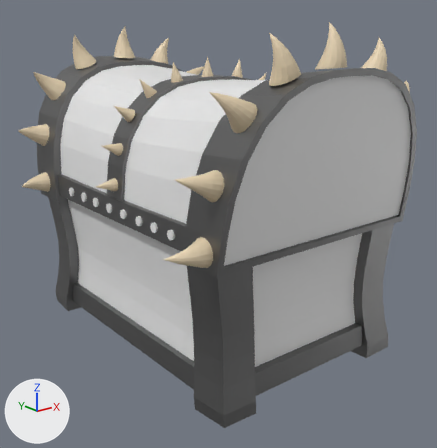
What one commit did to the Blender file obj_chest_StellaTan_01.blend.
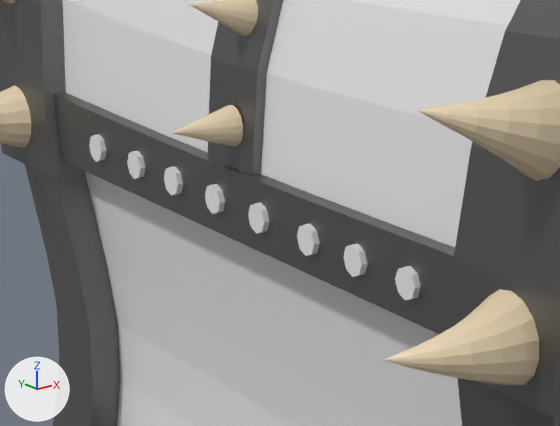
There are two pictures of each version: one whole from a 50 mm camera at (-17.5, -22.7, 16.1) aimed at (0.1, -0.8, 7.3), one close up on the part from 9% to 50% of the width and 32% to 63% of the height. Every picture has the same lights, and +X, +Y and +Z are marked at lower left. The first two pictures are the older version.

Objects in the first close-up: 'Cone', 'Cube', 'Cube.001', 'bolt_01', 'bolt_02', 'bolt_03', 'bolt_04', 'bolt_05', 'bolt_06', 'bolt_07', 'bolt_08', 'left_horns', 'right_horns'.
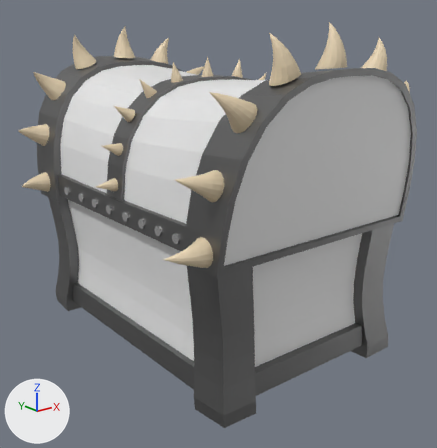
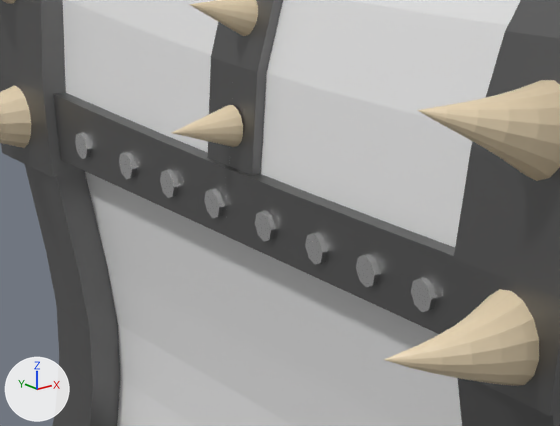
Scene script edits in JSON lines:
```json
{"op": "add", "block": "mat_material", "code": ["mat_material = principled_material('Material')", "mat_material.base_color = (0.8, 0.8, 0.8)  # white #e7e7e7", "mat_material.metallic = 1.0", "mat_material.roughness = 0.2"]}
{"op": "add", "block": "me_circle_008", "code": ["me_circle_008 = bpy.data.meshes.new('Circle.008')", "me_circle_008.from_pydata(...)  # 128 vertices, 80 faces; spans x -2.5..1.0, y -1.0..44.5, z 0.0..0.6", "me_circle_008.materials.append(mat_material)  # white #e7e7e7"]}
{"op": "remove", "block": "ob_bolt_01", "code": ["ob_bolt_01 = bpy.data.objects.new('bolt_01', me_circle)", "ob_bolt_01.location = (-5.2, 3.95, 8.8)", "ob_bolt_01.rotation_euler = (0.0169, -1.55, -0.0166)  # degrees (1, -89, -1)", "ob_bolt_01.scale = (0.214, 0.214, 0.149)"]}
{"op": "remove", "block": "ob_bolt_02", "code": ["ob_bolt_02 = bpy.data.objects.new('bolt_02', me_circle_001)", "ob_bolt_02.location = (-5.2, 2.66, 8.8)", "ob_bolt_02.rotation_euler = (0.0165, -1.55, -0.0162)  # degrees (0.9, -89, -0.9)", "ob_bolt_02.scale = (0.214, 0.214, 0.149)"]}
{"op": "remove", "block": "ob_bolt_03", "code": ["ob_bolt_03 = bpy.data.objects.new('bolt_03', me_circle_002)", "ob_bolt_03.location = (-5.2, 1.49, 8.8)", "ob_bolt_03.rotation_euler = (0.0162, -1.55, -0.0162)  # degrees (0.9, -89, -0.9)", "ob_bolt_03.scale = (0.214, 0.214, 0.149)"]}
{"op": "remove", "block": "ob_bolt_04", "code": ["ob_bolt_04 = bpy.data.objects.new('bolt_04', me_circle_003)", "ob_bolt_04.location = (-5.2, 0.27, 8.8)", "ob_bolt_04.rotation_euler = (0.0162, -1.55, -0.0161)  # degrees (0.9, -89, -0.9)", "ob_bolt_04.scale = (0.214, 0.214, 0.149)"]}
{"op": "remove", "block": "ob_bolt_05", "code": ["ob_bolt_05 = bpy.data.objects.new('bolt_05', me_circle_004)", "ob_bolt_05.location = (-5.2, -0.94, 8.8)", "ob_bolt_05.rotation_euler = (0.016, -1.55, -0.0161)  # degrees (0.9, -89, -0.9)", "ob_bolt_05.scale = (0.214, 0.214, 0.149)"]}
{"op": "remove", "block": "ob_bolt_06", "code": ["ob_bolt_06 = bpy.data.objects.new('bolt_06', me_circle_005)", "ob_bolt_06.location = (-5.2, -2.21, 8.79)", "ob_bolt_06.rotation_euler = (0.016, -1.55, -0.0162)  # degrees (0.9, -89, -0.9)", "ob_bolt_06.scale = (0.214, 0.214, 0.149)"]}
{"op": "remove", "block": "ob_bolt_07", "code": ["ob_bolt_07 = bpy.data.objects.new('bolt_07', me_circle_006)", "ob_bolt_07.location = (-5.2, -3.34, 8.79)", "ob_bolt_07.rotation_euler = (0.0166, -1.55, -0.0166)  # degrees (1, -89, -1)", "ob_bolt_07.scale = (0.214, 0.214, 0.149)"]}
{"op": "remove", "block": "ob_bolt_08", "code": ["ob_bolt_08 = bpy.data.objects.new('bolt_08', me_circle_007)", "ob_bolt_08.location = (-5.2, -4.5, 8.79)", "ob_bolt_08.rotation_euler = (0.0162, -1.55, -0.0166)  # degrees (0.9, -89, -1)", "ob_bolt_08.scale = (0.214, 0.214, 0.149)"]}
{"op": "add", "block": "ob_bolt_08_001", "code": ["ob_bolt_08_001 = bpy.data.objects.new('bolt_08.001', me_circle_008)", "ob_bolt_08_001.location = (-5.29, -4.84, 8.74)", "ob_bolt_08_001.rotation_euler = (2.086, 1.611, 2.086)  # degrees (120, 92, 120)", "ob_bolt_08_001.scale = (0.214, 0.214, 0.149)"]}
```

Pixel boxes [x1, y1, x2, y2] of what changed, in the close-ups (560 x 426 px):
```json
{"object": "bolt_08.001", "change": "added", "after": [75, 132, 437, 312]}
{"object": "bolt_08", "change": "deleted", "before": [395, 266, 421, 300]}
{"object": "bolt_07", "change": "deleted", "before": [343, 244, 367, 277]}
{"object": "bolt_06", "change": "deleted", "before": [297, 224, 320, 256]}
{"object": "bolt_05", "change": "deleted", "before": [248, 202, 270, 234]}
{"object": "bolt_04", "change": "deleted", "before": [205, 184, 225, 214]}
{"object": "bolt_03", "change": "deleted", "before": [164, 166, 183, 196]}
{"object": "bolt_02", "change": "deleted", "before": [127, 151, 145, 179]}
{"object": "bolt_01", "change": "deleted", "before": [89, 134, 107, 162]}
```
